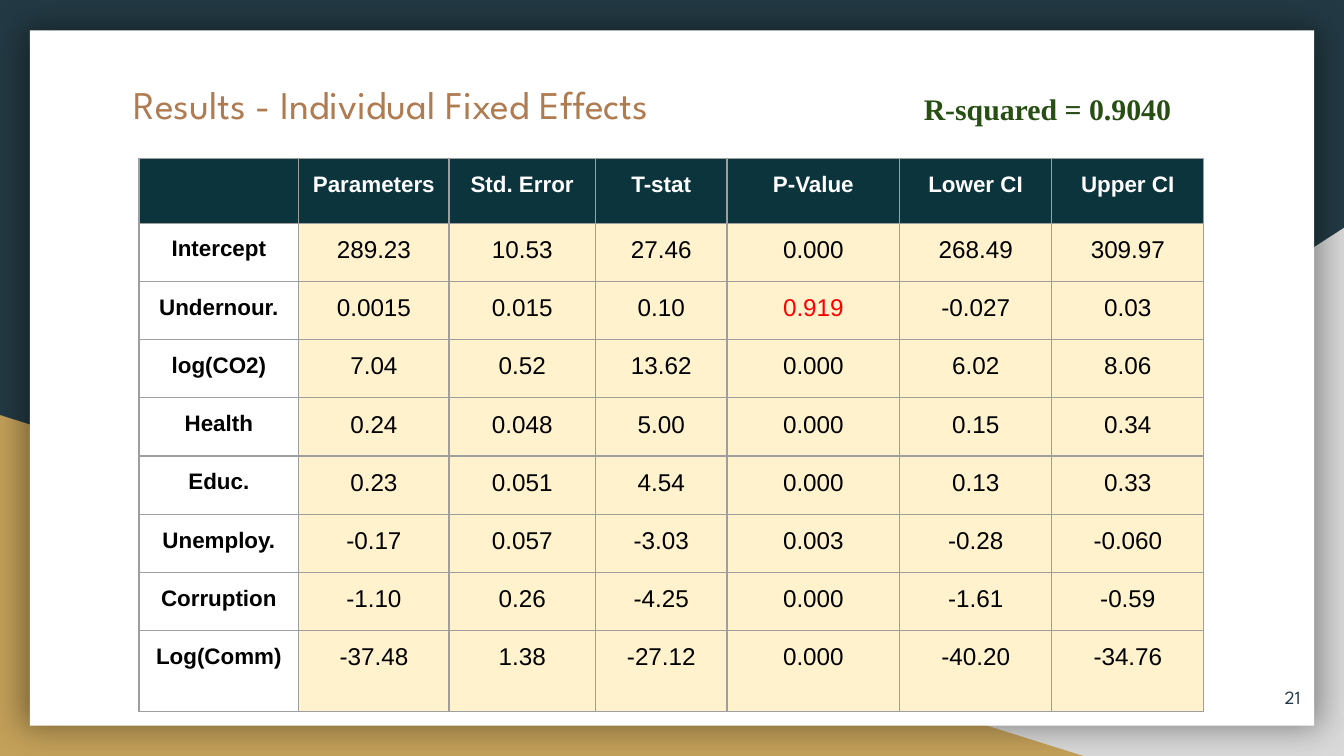
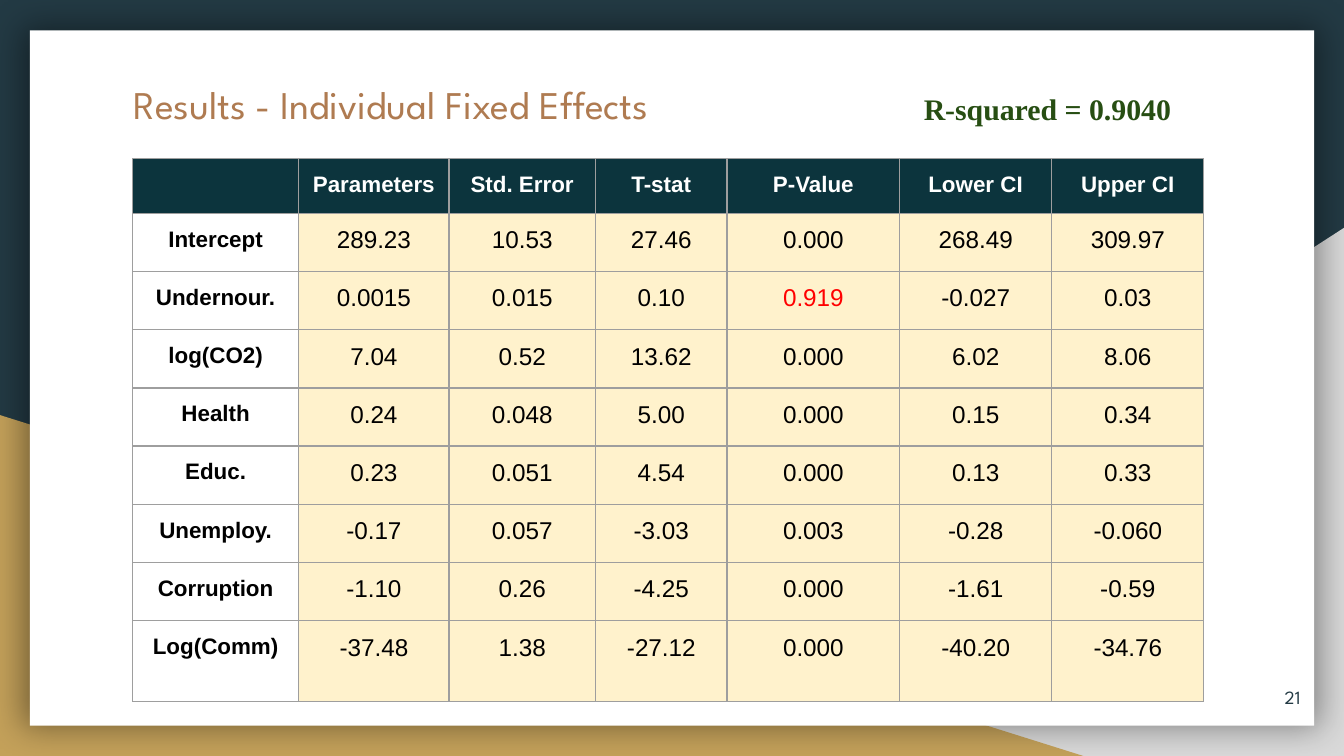
Before and after one commit to Shritej24c/Econometrics, a slide deck: slide 21 of Impact of Factors on Life Expectancy.pptx. Drawn at 1344x756 pixels with LibreOffice and Linux fonts; fonts in the diff are those of the drawing. Boxes give left, top, right and bottom in pixels: in the first picture for what was removed or moved away, otherwise in the second. Text is boxed around its words. In the diff, an @@ line names an element or a change of style, - is before the commit and + after.

```diff
--- a/Impact of Factors on Life Expectancy.pptx
+++ b/Impact of Factors on Life Expectancy.pptx
@@ table at (133,159,1204,702) @@
@@ fill none to #FFFFFF in 8 cells @@
@@ table: place and size @@
-table at (138,159,1203,673)
+table at (133,159,1204,702)
```
Also in this commit, not shown: 15 other slides changed, 2 other files.
